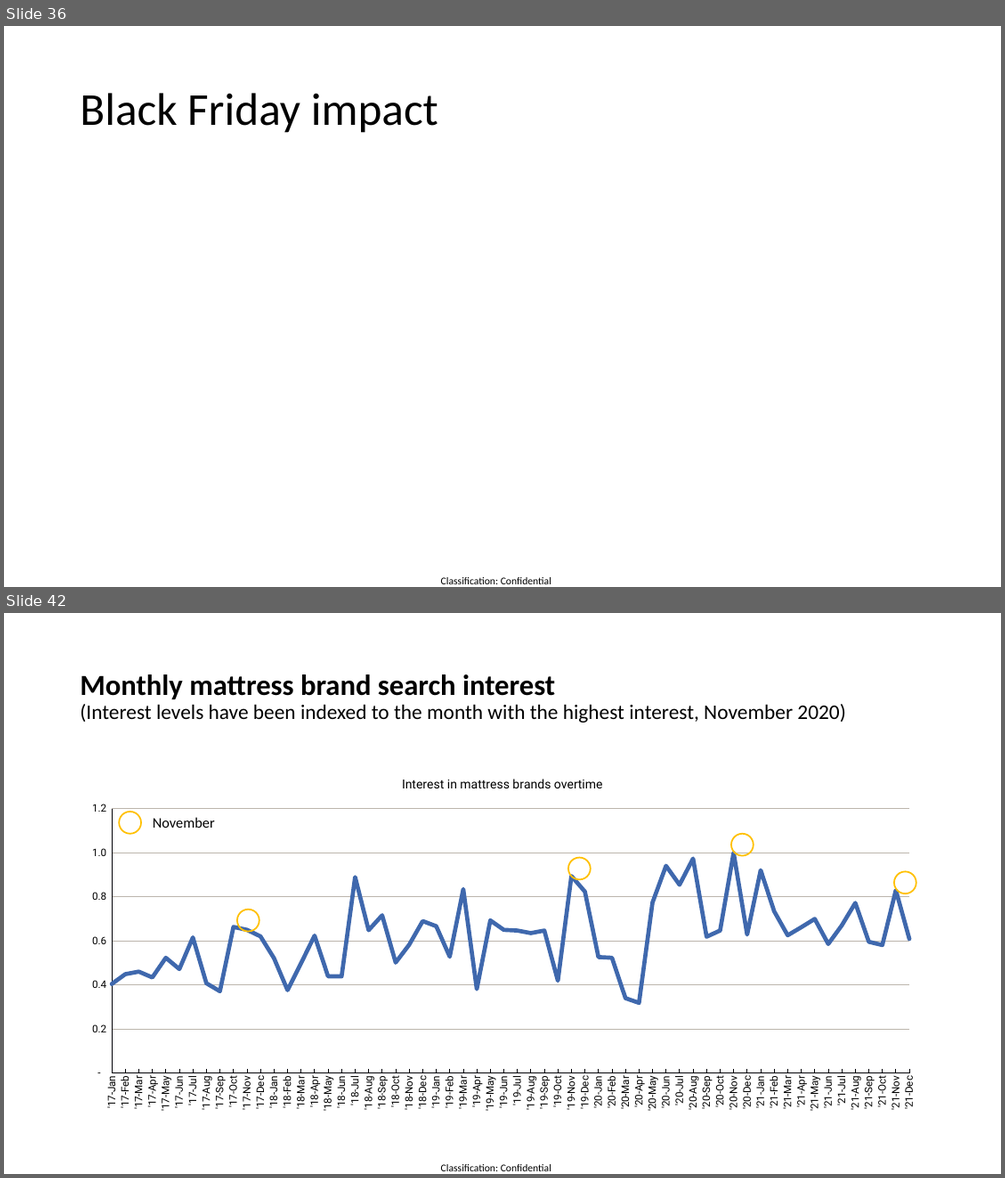
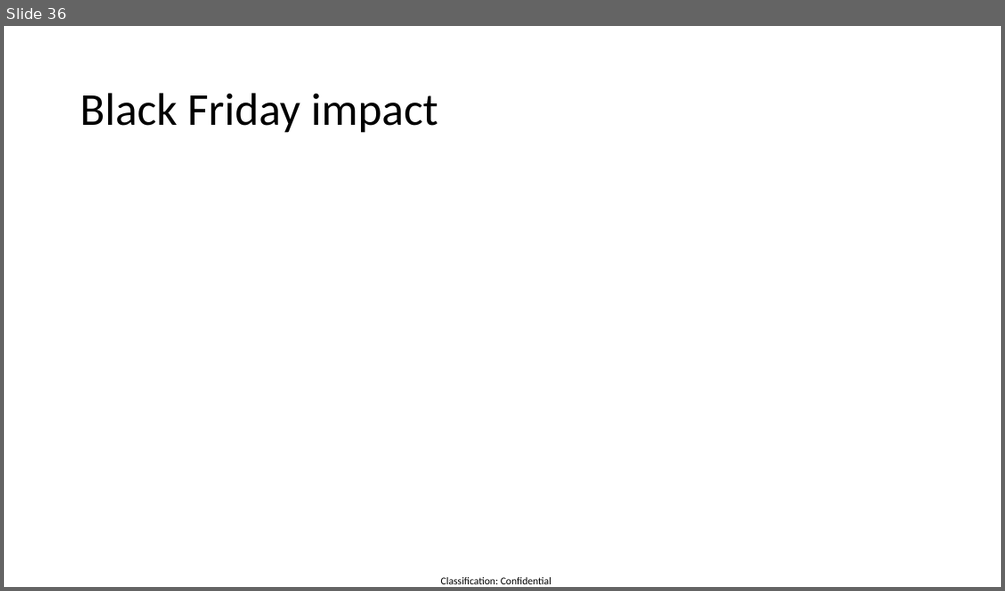
Before and after one commit to twdobson/mattress-trends, a slide deck: Bravo report - 20210123.pptx. Shown one above the other, each under a label of ours: slides 36 and 42 before the commit, slide 36 after it; the slides between them are not shown. The pictures are 1005x1178 and 1005x591 pixels, drawn with LibreOffice and Linux fonts; fonts in the diff are those of the drawing. Boxes give left, top, right and bottom in pixels: in the first picture for what was removed or moved away, otherwise in the second. Text is boxed around its words. In the diff, an @@ line names an element or a change of style, - is before the commit and + after.

```diff
--- a/Bravo report - 20210123.pptx
+++ b/Bravo report - 20210123.pptx
@@ slide 42 removed at (x1=4, y1=613, x2=1001, y2=1174), background #FFFFFF; not listed: 1 template element that a slide beside it also shows @@
@@ title removed at (x1=80, y1=674, x2=845, y2=722) @@
-Monthly mattress brand search interest
-(Interest levels have been indexed to the month with the highest interest, November 2020)
@@ line chart removed at (x1=73, y1=763, x2=933, y2=1119) @@
-title "Interest in mattress brands overtime "
-categories: '17-Jan, '17-Feb, '17-Mar, '17-Apr, '17-May, '17-Jun, '17-Jul, '17-Aug, '17-Sep, '17-Oct, '17-Nov, '17-Dec, '18-Jan, '18-Feb, '18-Mar, '18-Apr, '18-May, '18-Jun, '18-Jul, '18-Aug, '18-Sep, '18-Oct, '18-Nov, '18-Dec, '19-Jan, '19-Feb, '19-Mar, '19-Apr, '19-May, '19-Jun, '19-Jul, '19-Aug, '19-Sep, '19-Oct, '19-Nov, '19-Dec, '20-Jan, '20-Feb, '20-Mar, '20-Apr, '20-May, '20-Jun, '20-Jul, '20-Aug, '20-Sep, '20-Oct, '20-Nov, '20-Dec, '21-Jan, '21-Feb, '21-Mar, '21-Apr, '21-May, '21-Jun, '21-Jul, '21-Aug, '21-Sep, '21-Oct, '21-Nov, '21-Dec
-Series 1: 0.4, 0.45, 0.46, 0.43, 0.52, 0.47, 0.62, 0.41, 0.37, 0.66, 0.65, 0.62, 0.52, 0.38, 0.5, 0.62, 0.44, 0.44, 0.89, 0.65, 0.72, 0.5, 0.58, 0.69, 0.67, 0.53, 0.83, 0.38, 0.69, 0.65, 0.65, 0.64, 0.65, 0.42, 0.89, 0.82, 0.53, 0.52, 0.34, 0.32, 0.77, 0.94, 0.85, 0.97, 0.62, 0.65, 1, 0.63, 0.92, 0.73, 0.63, 0.66, 0.7, 0.59, 0.67, 0.77, 0.6, 0.58, 0.83, 0.61
@@ ellipse removed at (x1=119, y1=811, x2=142, y2=834) @@
@@ text removed at (x1=153, y1=817, x2=215, y2=827) @@
-November
@@ ellipse removed at (x1=732, y1=834, x2=754, y2=856) @@
@@ ellipse removed at (x1=568, y1=858, x2=591, y2=880) @@
@@ ellipse removed at (x1=894, y1=872, x2=916, y2=894) @@
@@ ellipse removed at (x1=237, y1=909, x2=259, y2=932) @@
```
Also in this commit, not shown: 12 slides changed, 18 other slides removed, 1 other file.
